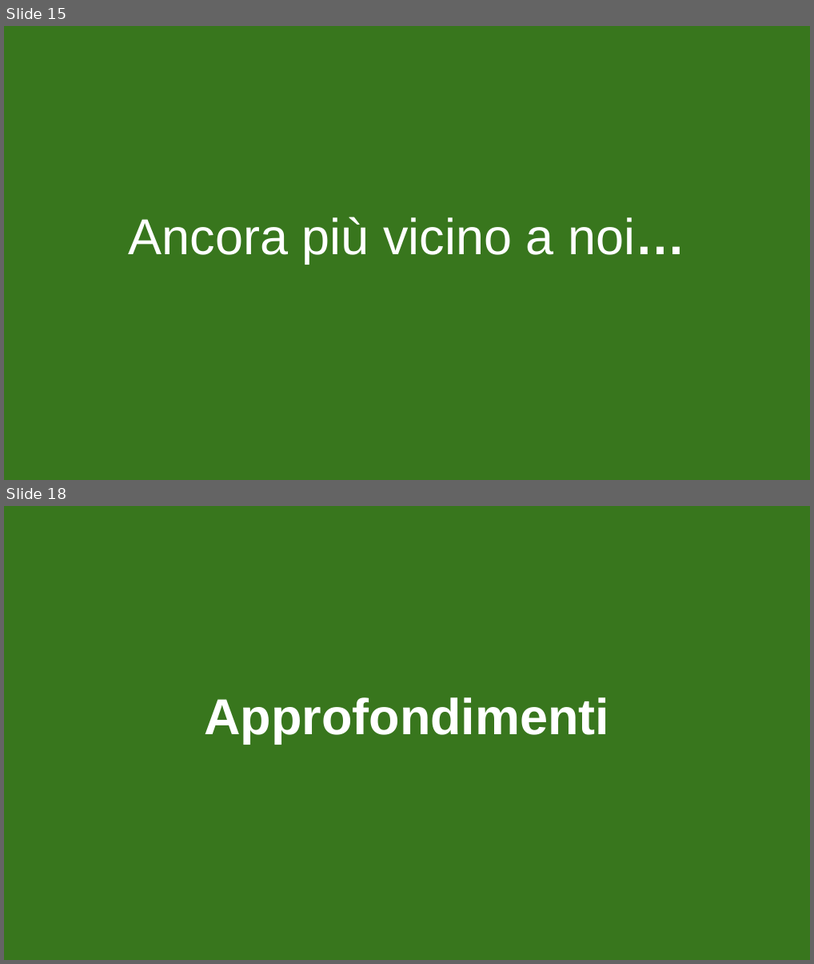
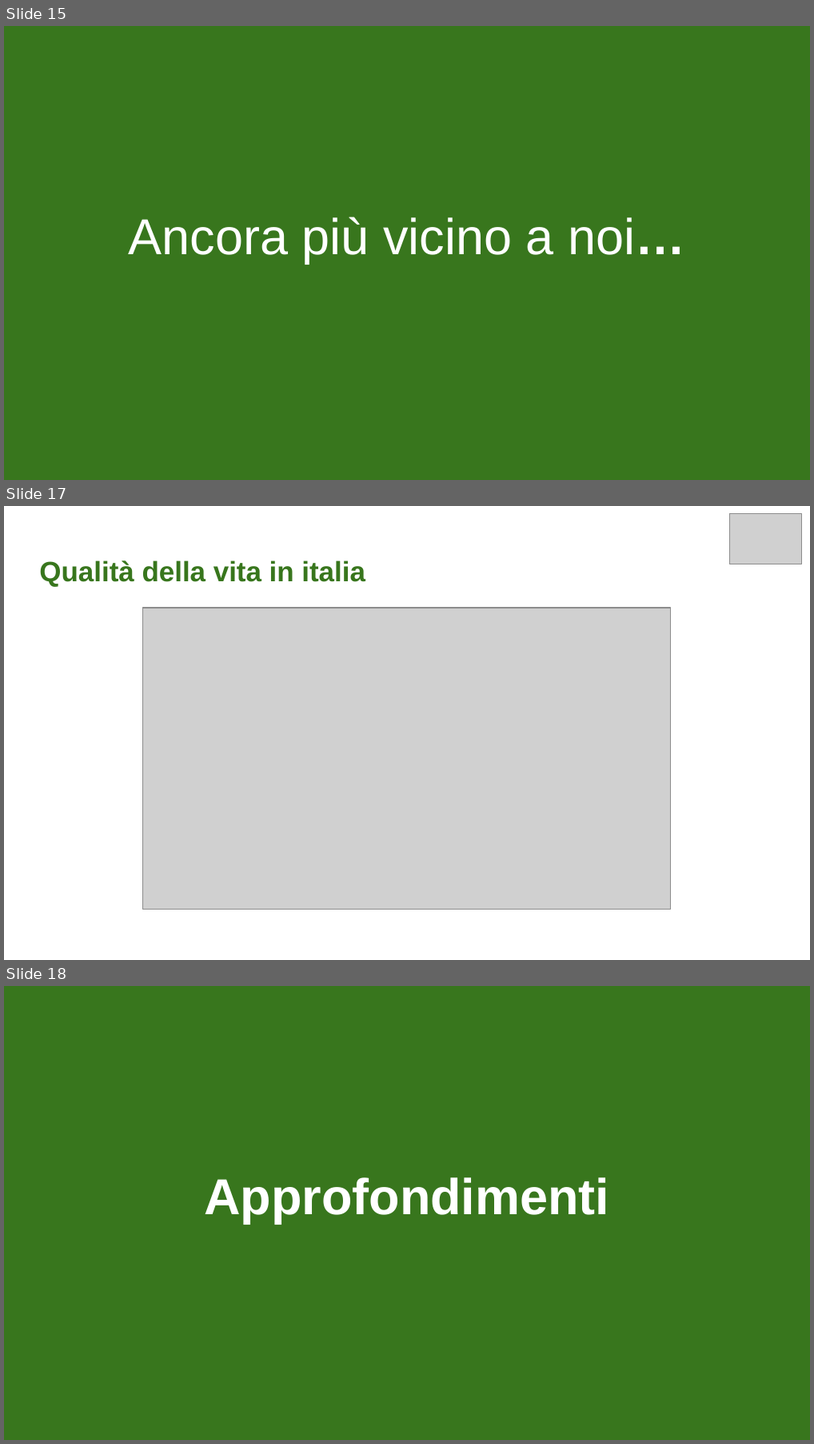
Before and after one commit to Rikysakke/cost-of-living, a slide deck: Cost of living.pptx. Shown one above the other, each under a label of ours: slides 15 and 18 before the commit, slides 15, 17 and 18 after it; the slides between them are not shown. The pictures are 814x964 and 814x1444 pixels, drawn with LibreOffice and Linux fonts; fonts in the diff are those of the drawing; grey boxes stand for pictures. Boxes give left, top, right and bottom in pixels: in the first picture for what was removed or moved away, otherwise in the second. Text is boxed around its words. In the diff, an @@ line names an element or a change of style, - is before the commit and + after.

```diff
--- a/Cost of living.pptx
+++ b/Cost of living.pptx
@@ slide 17 added at [4, 506, 810, 960], background #FFFFFF @@
@@ picture added at [730, 514, 802, 565] @@
@@ title added at [39, 560, 366, 586], 25 pt, text #38761D, bold @@
+Qualità della vita in italia
@@ picture added at [143, 608, 672, 909] @@
```
Also in this commit, not shown: 2 slides changed, 3 other slides added, 2 slides removed.
